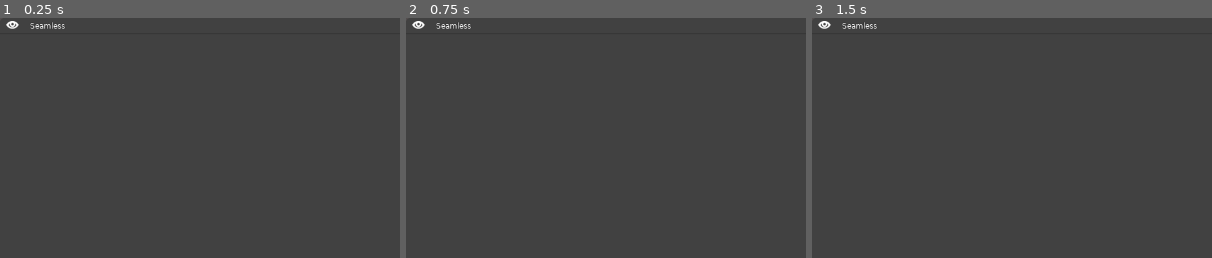
Above: before the commit, frames 1-3 (left to right).
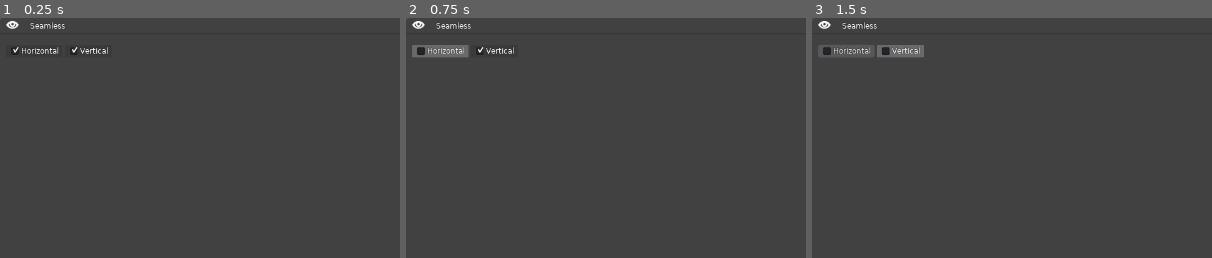
Above: after the commit, the same moments.

Repository: jackaperkins/texrex
Game: Godot game, scene res://modifiers/seamless/modifier_seamless.tscn
The game is run twice, just before and just after one commit, with the same random seed, the same clock (stepped at 60 frames per second) and the same inputs. This scene is started directly instead of the project's main scene.
Inputs (mouse positions are % of the whole screen's width and height, from its top left):
- Up to frame 1 (0.25 s): no input
- Up to frame 2 (0.75 s): click (4, 7) at 0.5 s, where only the run after the commit has a clickable "Horizontal"
- Up to frame 3 (1.5 s): click (11, 7) at 1.25 s, where only the run after the commit has a clickable "Vertical"
The pictures show only the part of the screen within x 0-50%, y 0-50%; the shares and areas given below are measured in that part.

The runs differ from the first frame. In frame 1, 0.3% of the frame differs, in the area x 2-27%, y 12-16%; in frame 2, 0.8%, in the area x 1-27%, y 11-17%; in frame 3, 0.7%.

Commit message:
improve saving loading config

Diff:
--- a/texrex/main.gd
+++ b/texrex/main.gd
@@ -167,36 +167,45 @@
 	process_all()
 
 func _on_Load_pressed():
-	var last_directory = ''
-
+	var path = get_saved_path()
+	if path != '':
+		$open_file_dialog.current_dir = path
+	$open_file_dialog.popup_centered_clamped(Vector2(800,600))
+
+func _on_open_image(path_to_image):
+	save_saved_path(path_to_image)
+	file_name_label.text = path_to_image
+	print("loading new image from path " + path_to_image)
+	original_image.load(path_to_image)
+	image.copy_from(original_image)
+	canvas.frame_center()
+
+	var image_size = image.get_size()
+	file_stats_label.text = 'Original Size ' + String(image_size.x) + 'x' + String(image_size.y)
+	process_all()
+
+func _on_Save_pressed():
+	var path = get_saved_path()
+	if path != '':
+		$save_file_dialog.current_dir = path
+	$save_file_dialog.popup_centered_clamped(Vector2(800,600))
+
+func get_saved_path()->String:
 	var config = ConfigFile.new()
 	var err = config.load("user://settings.cfg")
 	if err == OK:
 		if config.has_section_key('memory', "last_directory"):
-			last_directory = config.get_value('memory', 'last_directory')
-			$open_file_dialog.current_dir = last_directory
-	$open_file_dialog.popup_centered_clamped(Vector2(800,600))
-
-func _on_open_image(path_to_image):
+			return config.get_value('memory', 'last_directory')
+	return ''
+
+func save_saved_path(new_path):
 	var config = ConfigFile.new()
 	var err = config.load("user://settings.cfg")
 	if err != OK:
 		config = ConfigFile.new()
-	var path = path_to_image.rsplit("/", true, 1)[0]
+	var path = new_path.rsplit("/", true, 1)[0]
 	config.set_value('memory', 'last_directory', path)
-	file_name_label.text = path_to_image
 	config.save('user://settings.cfg')
-	original_image.load(path_to_image)
-	image.copy_from(original_image)
-
-	canvas.frame_center()
-
-	var image_size = image.get_size()
-	file_stats_label.text = 'Original Size ' + String(image_size.x) + 'x' + String(image_size.y)
-	process_all()
-
-func _on_Save_pressed():
-	$save_file_dialog.popup_centered_clamped(Vector2(800,600))
 
 func _on_save_file_dialog_file_selected(path):
 	result.save_png(path)
--- a/texrex/modifiers/seamless/modifier_seamless.gd
+++ b/texrex/modifiers/seamless/modifier_seamless.gd
@@ -1,15 +1,20 @@
 extends Modifier
 onready var mat:ShaderMaterial = load('res://modifiers/seamless/m_render_seamless.tres')
 
+var vertical = true
+var horizontal = true
 
 # Called when the node enters the scene tree for the first time.
 func _ready():
 	mat = mat.duplicate()
 	set_label("Seamless")
-#	add_primary_child($Invert)
+	add_primary_child($Controls)
 	hide_secondary_toggle()
 
 func process_image(incoming:Image):
+	mat.set_shader_param('vertical', vertical)
+	mat.set_shader_param('horizontal', horizontal)
+
 	# required to feed our image into a shadermaterial and get it back!
 	var image_texture:ImageTexture = ImageTexture.new()
 	image_texture.create_from_image(incoming)
@@ -17,3 +22,14 @@
 
 	yield(process_shader(mat, incoming.get_size(), image), 'completed')
 	needs_processing = false
+
+
+func _on_Vertical_toggled(button_pressed):
+	vertical = button_pressed
+	needs_processing = true
+	emit_signal('updated')
+
+func _on_Horizontal_toggled(button_pressed):
+	horizontal = button_pressed
+	needs_processing = true
+	emit_signal('updated')
--- a/texrex/modifiers/seamless/modifier_seamless.tscn
+++ b/texrex/modifiers/seamless/modifier_seamless.tscn
@@ -8,6 +8,9 @@
 anchor_right = 1.0
 anchor_bottom = 1.0
 theme = ExtResource( 3 )
+__meta__ = {
+"_edit_use_anchors_": false
+}
 
 [node name="Modifier" parent="." instance=ExtResource( 2 )]
 anchor_right = 0.0
@@ -15,3 +18,27 @@
 margin_right = 1280.0
 margin_bottom = 768.0
 script = ExtResource( 1 )
+
+[node name="Controls" type="HBoxContainer" parent="Modifier"]
+margin_right = 1280.0
+margin_bottom = 768.0
+
+[node name="Horizontal" type="CheckBox" parent="Modifier/Controls"]
+margin_right = 90.0
+margin_bottom = 768.0
+focus_mode = 0
+pressed = true
+enabled_focus_mode = 0
+text = "Horizontal"
+
+[node name="Vertical" type="CheckBox" parent="Modifier/Controls"]
+margin_left = 94.0
+margin_right = 169.0
+margin_bottom = 768.0
+focus_mode = 0
+pressed = true
+enabled_focus_mode = 0
+text = "Vertical"
+
+[connection signal="toggled" from="Modifier/Controls/Horizontal" to="Modifier" method="_on_Horizontal_toggled"]
+[connection signal="toggled" from="Modifier/Controls/Vertical" to="Modifier" method="_on_Vertical_toggled"]
--- a/texrex/modifiers/seamless/seamless.shader
+++ b/texrex/modifiers/seamless/seamless.shader
@@ -3,6 +3,9 @@
 uniform sampler2D tex : hint_black;
 uniform sampler2D splatMap;
 uniform float distance = 2;
+
+uniform bool horizontal;
+uniform bool vertical;
 
 float rand(vec2 co){
     return fract(sin(dot(co.xy ,vec2(12.9898,78.233))) * 43758.5453);
@@ -28,7 +31,7 @@
 
 	vec4 splatted = texture(tex, splatUVs);
 
-	float fader = max(mapping(UV.x), mapping(UV.y));
+	float fader = max(horizontal ? mapping(UV.x) : 0.0, vertical ? mapping(UV.y) : 0.0);
 	baseColor = mix(baseColor, splatted, fader);
 //	pixelColor = texture(tex, UV);
 
Not shown, added: docs/texrex_newui1.PNG
